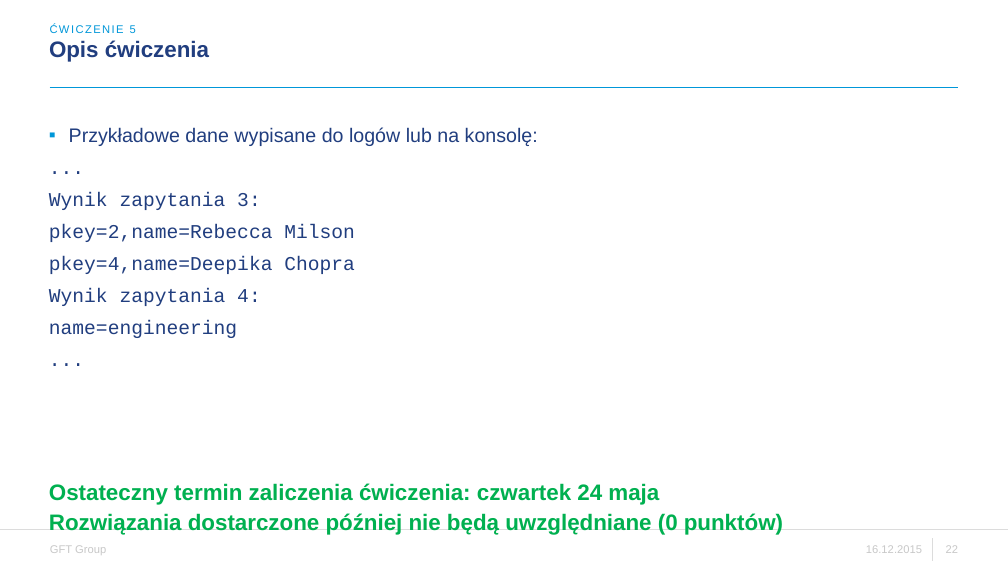
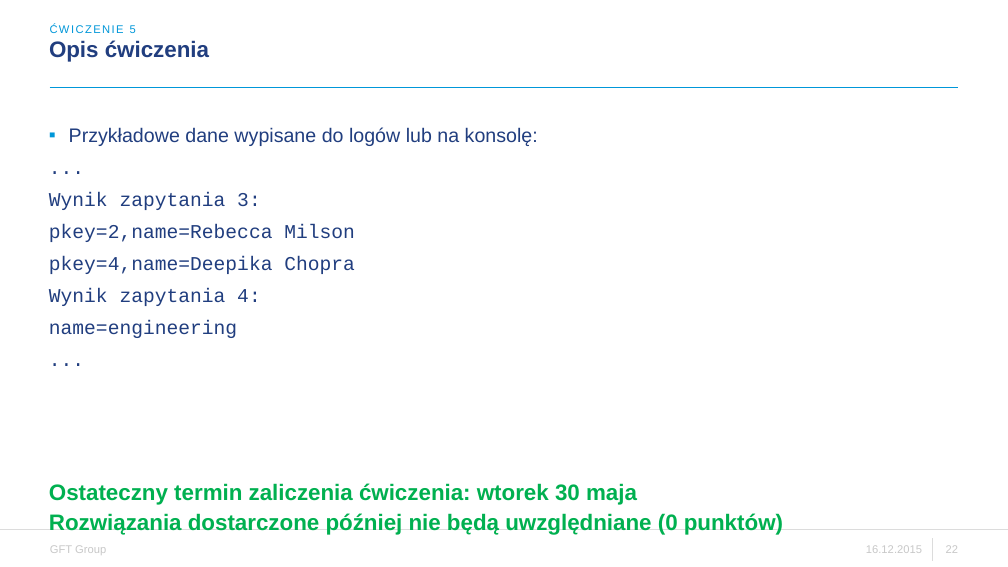
Before and after one commit to riiff1/exercise5, a slide deck: slide 22 of WDSR - ćwiczenie 5.pptx. Drawn at 1008x567 pixels with LibreOffice and Linux fonts; fonts in the diff are those of the drawing; background and template pictures are left out. Boxes give left, top, right and bottom in pixels: in the first picture for what was removed or moved away, otherwise in the second. Text is boxed around its words. In the diff, an @@ line names an element or a change of style, - is before the commit and + after.

Commit message:
Update prezentacji dla JdbcTemplate, aktualizacja terminow

```diff
--- a/WDSR - ćwiczenie 5.pptx
+++ b/WDSR - ćwiczenie 5.pptx
@@ text at bbox=[49, 483, 637, 505]: text changed @@
-Ostateczny termin zaliczenia ćwiczenia: czwartek 24 maja
+Ostateczny termin zaliczenia ćwiczenia: wtorek 30 maja
```
Also in this commit, not shown: 4 slides added.
